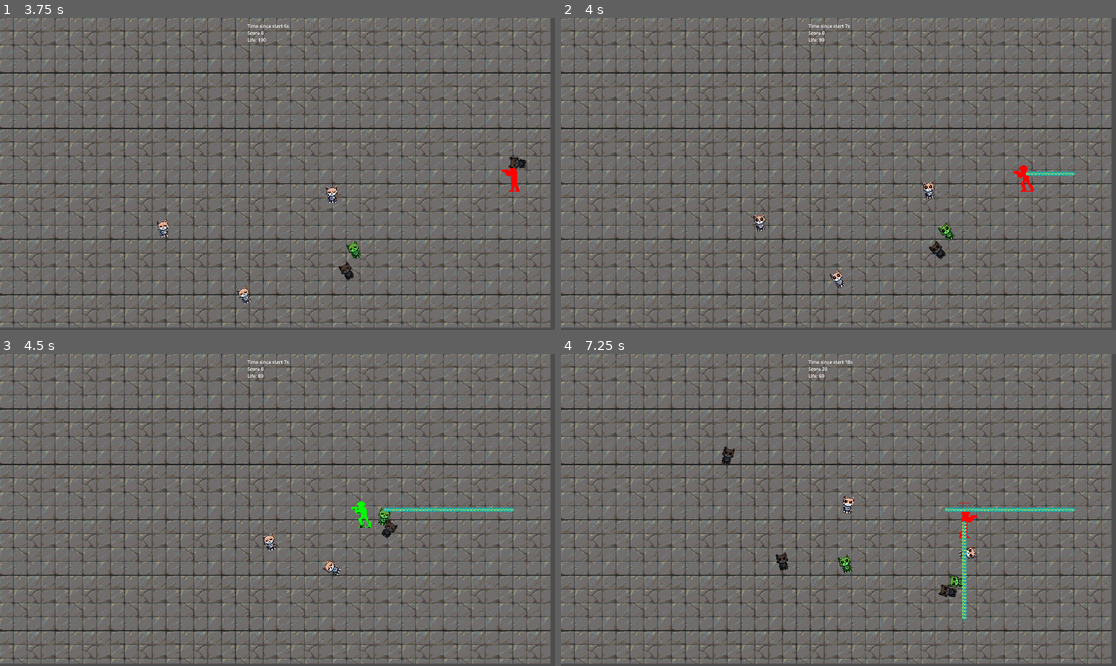
Above: before the commit, frames 1-4 (two rows, left to right).
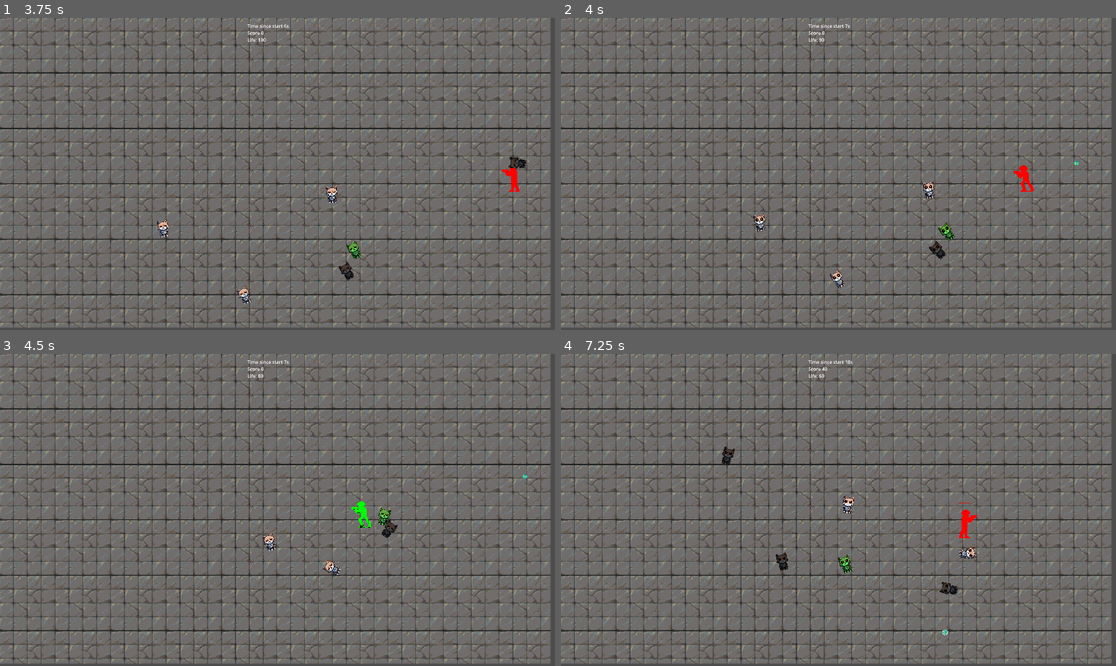
Above: after the commit, the same moments.

Repository: elVariable/gamejam
Game: Godot game, scene res://scenes/levels/main.tscn
Two runs of this game, one before a commit and one after it. Both use one fixed random seed, a clock stepped at 60 frames per second and the inputs below. The engine's default icon, where the game draws it, is replaced by a stand-in: a white triangle on a blue panel in a dark square.
Inputs:
- Up to frame 1 (3.75 s): tap Enter at 0.5 s; hold D (Right) 0.53-1.28 s; tap U (Fire0) at 0.6, 3.6 s; hold S (Down) 1.28-2.03 s; tap I (Fire1) at 1.35 s; hold D (Right) 2.03-2.78 s; tap O (Fire2) at 2.1 s; hold W (Up) 2.78-3.53 s; tap P (Fire3) at 2.85 s; hold A (Left) from 3.53 s (still down)
- Up to frame 2 (4 s): keep holding A (Left)
- Up to frame 3 (4.5 s): keep holding A (Left); tap I (Fire1) at 4.35 s
- Up to frame 4 (7.25 s): release A (Left) at 5.03 s; hold S (Down) 5.03-5.78 s; tap O (Fire2) at 5.1 s; hold D (Right) 5.78-6.53 s; tap P (Fire3) at 5.85 s; hold W (Up) from 6.53 s (still down); tap U (Fire0) at 6.6 s

Frame 1 is identical in both runs. In frame 2, 0.1% of the frame differs, in the area x 83-94%, y 45-51%; in frame 3, 0.3%; in frame 4, 0.8%, in the area x 47-93%, y 4-91%.
Error before the commit: Parse Error: Class "HaBullet" hides a global script class. (res://scripts/bullets/ha_bullet.gd:3)

Commit message:
Move weapons in a new directory

Diff:
--- a/scenes/prefabs/weapons/ha_weapon.tscn
+++ b/scenes/prefabs/weapons/ha_weapon.tscn
@@ -1,7 +1,7 @@
 [gd_scene load_steps=3 format=3 uid="uid://c7o2myvcdn3u"]
 
 [ext_resource type="PackedScene" uid="uid://waymfxg1fs2a" path="res://scenes/prefabs/weapons/weapon.tscn" id="1_we2ca"]
-[ext_resource type="Script" path="res://scripts/ha_weapon.gd" id="2_ox8ip"]
+[ext_resource type="Script" path="res://scripts/weapons/ha_weapon.gd" id="2_xh3ff"]
 
 [node name="Weapon" instance=ExtResource("1_we2ca")]
-script = ExtResource("2_ox8ip")
+script = ExtResource("2_xh3ff")
--- a/scenes/prefabs/weapons/he_weapon.tscn
+++ b/scenes/prefabs/weapons/he_weapon.tscn
@@ -1,10 +1,7 @@
 [gd_scene load_steps=3 format=3 uid="uid://dx5twg78fv27x"]
 
 [ext_resource type="PackedScene" uid="uid://waymfxg1fs2a" path="res://scenes/prefabs/weapons/weapon.tscn" id="1_2lehq"]
-[ext_resource type="Script" path="res://scripts/he_weapon.gd" id="2_4yipd"]
+[ext_resource type="Script" path="res://scripts/weapons/he_weapon.gd" id="2_bnpel"]
 
 [node name="Weapon" instance=ExtResource("1_2lehq")]
-script = ExtResource("2_4yipd")
-
-[node name="Icon" parent="." index="0"]
-scale = Vector2(10, 8.309)
+script = ExtResource("2_bnpel")
--- a/scenes/prefabs/weapons/hi_weapon.tscn
+++ b/scenes/prefabs/weapons/hi_weapon.tscn
@@ -1,7 +1,7 @@
 [gd_scene load_steps=3 format=3 uid="uid://dqkj72rf2kkjt"]
 
 [ext_resource type="PackedScene" uid="uid://waymfxg1fs2a" path="res://scenes/prefabs/weapons/weapon.tscn" id="1_e5kf3"]
-[ext_resource type="Script" path="res://scripts/hi_weapon.gd" id="2_6go6y"]
+[ext_resource type="Script" path="res://scripts/weapons/hi_weapon.gd" id="2_yb1o2"]
 
 [node name="Weapon" instance=ExtResource("1_e5kf3")]
-script = ExtResource("2_6go6y")
+script = ExtResource("2_yb1o2")
--- a/scenes/prefabs/weapons/ho_weapon.tscn
+++ b/scenes/prefabs/weapons/ho_weapon.tscn
@@ -1,7 +1,7 @@
 [gd_scene load_steps=3 format=3 uid="uid://cwc5j800b6o4k"]
 
 [ext_resource type="PackedScene" uid="uid://waymfxg1fs2a" path="res://scenes/prefabs/weapons/weapon.tscn" id="1_lyqij"]
-[ext_resource type="Script" path="res://scripts/ho_weapon.gd" id="2_uabav"]
+[ext_resource type="Script" path="res://scripts/weapons/ho_weapon.gd" id="2_jflaj"]
 
 [node name="Weapon" instance=ExtResource("1_lyqij")]
-script = ExtResource("2_uabav")
+script = ExtResource("2_jflaj")
--- a/scenes/prefabs/weapons/weapon.tscn
+++ b/scenes/prefabs/weapons/weapon.tscn
@@ -1,10 +1,10 @@
 [gd_scene load_steps=3 format=3 uid="uid://waymfxg1fs2a"]
 
-[ext_resource type="Script" path="res://scripts/weapon.gd" id="1_j80xh"]
+[ext_resource type="Script" path="res://scripts/weapons/weapon.gd" id="1_ell4r"]
 [ext_resource type="Texture2D" uid="uid://p22jssbmru7k" path="res://icon.svg" id="2_q5apk"]
 
 [node name="Weapon" type="Node2D"]
-script = ExtResource("1_j80xh")
+script = ExtResource("1_ell4r")
 
 [node name="Icon" type="Sprite2D" parent="."]
 visible = false
--- a/scripts/bullets/he_bullet.gd
+++ b/scripts/bullets/he_bullet.gd
@@ -1,6 +1,6 @@
 extends Bullet
 
-class_name HiBullet
+class_name HeBullet
 
 func _init():
     pass
--- a/scripts/bullets/hi_bullet.gd
+++ b/scripts/bullets/hi_bullet.gd
@@ -1,6 +1,6 @@
 extends Bullet
 
-class_name HaBullet
+class_name HiBullet
 
 func _init():
     pass
Renamed: scripts/ha_weapon.gd -> scripts/weapons/ha_weapon.gd
Renamed: scripts/he_weapon.gd -> scripts/weapons/he_weapon.gd
Renamed: scripts/hi_weapon.gd -> scripts/weapons/hi_weapon.gd
Renamed: scripts/ho_weapon.gd -> scripts/weapons/ho_weapon.gd
Renamed: scripts/weapon.gd -> scripts/weapons/weapon.gd
